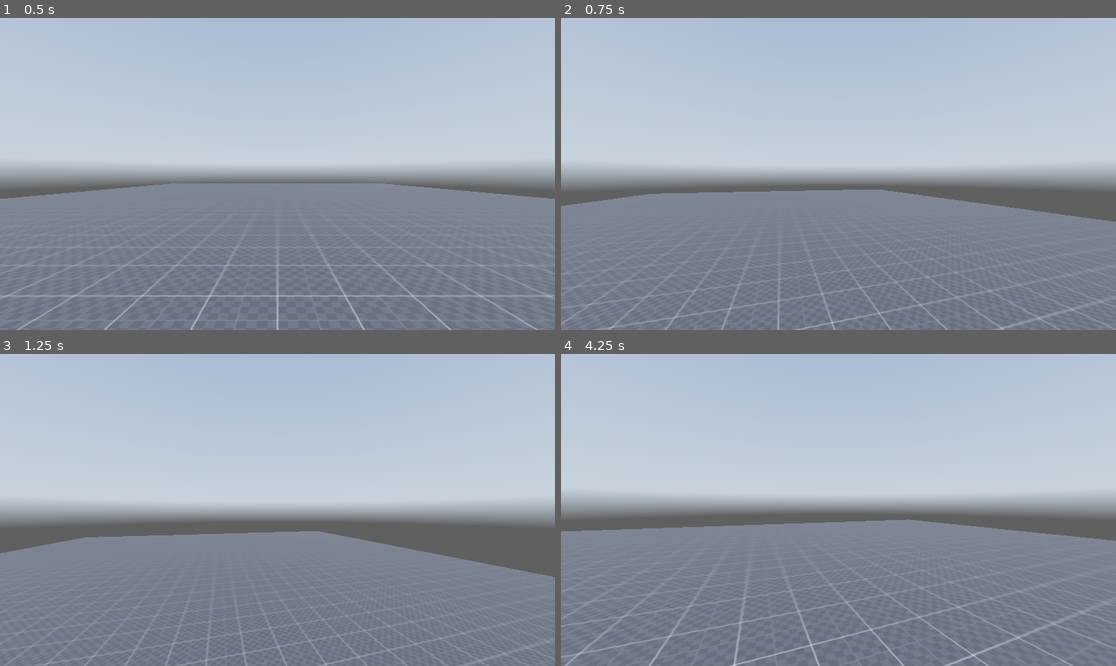
Above: before the commit, frames 1-4 (two rows, left to right).
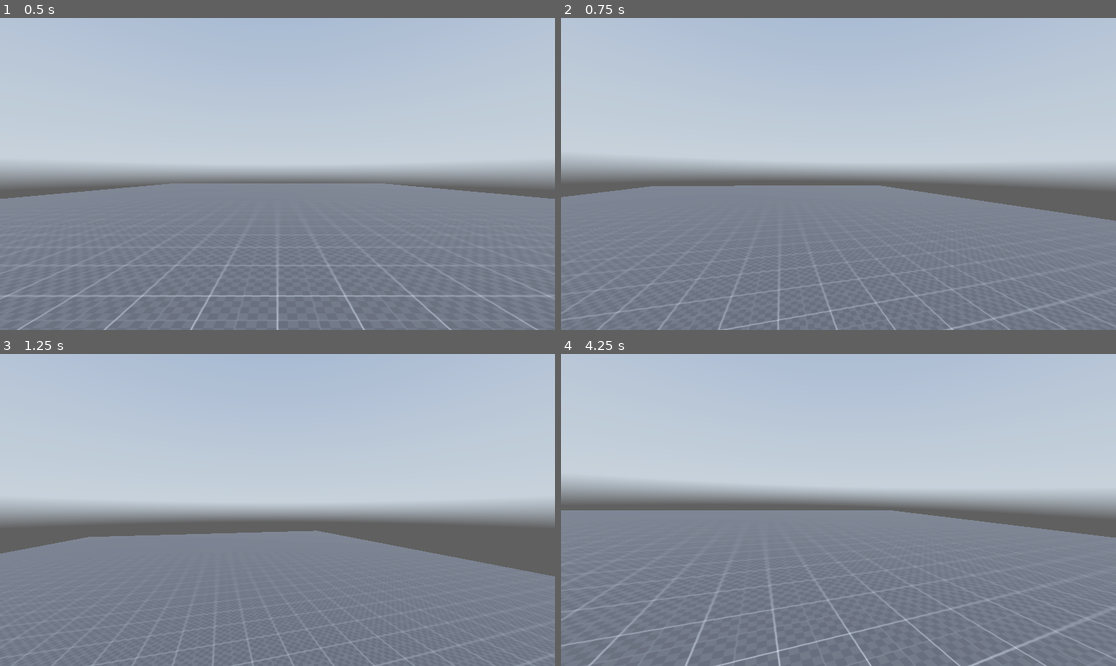
Above: after the commit, the same moments.

Repository: FahadHameed89/GodotPlayground3D
Game: Godot game, scene res://Scenes/world.tscn
The game is run twice, just before and just after one commit, with the same random seed, the same clock (stepped at 60 frames per second) and the same inputs. The project has no main scene, so this scene is started directly. A sky picture missing from this copy of the repository is replaced by a grey-blue gradient.
Inputs (mouse positions are in pixels of both pictures, inside the frame that each line leads up to):
- Up to frame 1 (0.5 s): no input
- Up to frame 2 (0.75 s): tap Enter (ui_accept) at 0.5 s; move the mouse to (866, 174) at 0.52 s; hold W (forward) from 0.53 s (still down); hold Ctrl (crouch) from 0.53 s (still down)
- Up to frame 3 (1.25 s): keep holding W (forward); keep holding Ctrl (crouch); tap Enter (ui_accept) at 0.77, 1.07 s; tap Alt (free_look) at 0.8 s
- Up to frame 4 (4.25 s): keep holding W (forward); move the mouse to (810, 510) at 1.27 s; release Ctrl (crouch) at 1.28 s; tap Alt (free_look) at 1.35, 3.8 s; tap Enter (ui_accept) at 1.52, 1.82, 2.3, 2.85, 3.02, 3.32, 3.77, 4.07 s; tap Shift (sprint) at 1.55 s; move the mouse to (849, 503) at 2.02 s; hold Shift (sprint) 2.03-2.78 s; move the mouse to (832, 516) at 2.77 s; tap Ctrl (crouch) at 3.05 s; move the mouse to (877, 513) at 3.52 s; hold Ctrl (crouch) from 3.53 s (still down)

Frame 1 is identical in both runs. In frame 2, 6.5% of the frame differs, in the area x 0-100%, y 45-100%; in frame 3, 0.9%; in frame 4, 11%, in the area x 0-100%, y 40-100%.

Commit message:
added a jump keyframe animation
adds more personality to the jump

Diff:
--- a/Scenes/world.tscn
+++ b/Scenes/world.tscn
@@ -24,6 +24,67 @@
 
 [sub_resource type="CapsuleShape3D" id="CapsuleShape3D_2picw"]
 height = 1.2
+
+[sub_resource type="Animation" id="Animation_su1cs"]
+resource_name = "jump"
+length = 0.3
+tracks/0/type = "value"
+tracks/0/imported = false
+tracks/0/enabled = true
+tracks/0/path = NodePath("Camera3D:rotation")
+tracks/0/interp = 1
+tracks/0/loop_wrap = true
+tracks/0/keys = {
+"times": PackedFloat32Array(0, 0.1, 0.3),
+"transitions": PackedFloat32Array(1, 1, 1),
+"update": 0,
+"values": [Vector3(0, 0, 0), Vector3(-0.0523599, 0, 0.0349066), Vector3(0, 0, 0)]
+}
+tracks/1/type = "value"
+tracks/1/imported = false
+tracks/1/enabled = true
+tracks/1/path = NodePath("Camera3D:position")
+tracks/1/interp = 1
+tracks/1/loop_wrap = true
+tracks/1/keys = {
+"times": PackedFloat32Array(0, 0.1, 0.3),
+"transitions": PackedFloat32Array(1, 1, 1),
+"update": 0,
+"values": [Vector3(0, 0, 0), Vector3(0, -0.1, 0), Vector3(0, 0, 0)]
+}
+
+[sub_resource type="Animation" id="Animation_tfg0l"]
+length = 0.001
+tracks/0/type = "value"
+tracks/0/imported = false
+tracks/0/enabled = true
+tracks/0/path = NodePath("Camera3D:rotation")
+tracks/0/interp = 1
+tracks/0/loop_wrap = true
+tracks/0/keys = {
+"times": PackedFloat32Array(0),
+"transitions": PackedFloat32Array(1),
+"update": 0,
+"values": [Vector3(0, 0, 0)]
+}
+tracks/1/type = "value"
+tracks/1/imported = false
+tracks/1/enabled = true
+tracks/1/path = NodePath("Camera3D:position")
+tracks/1/interp = 1
+tracks/1/loop_wrap = true
+tracks/1/keys = {
+"times": PackedFloat32Array(0),
+"transitions": PackedFloat32Array(1),
+"update": 0,
+"values": [Vector3(0, 0, 0)]
+}
+
+[sub_resource type="AnimationLibrary" id="AnimationLibrary_xsvkv"]
+_data = {
+"RESET": SubResource("Animation_tfg0l"),
+"jump": SubResource("Animation_su1cs")
+}
 
 [node name="world" type="Node3D"]
 
@@ -73,3 +134,8 @@
 [node name="eyes" type="Node3D" parent="player/neck/head"]
 
 [node name="Camera3D" type="Camera3D" parent="player/neck/head/eyes"]
+
+[node name="AnimationPlayer" type="AnimationPlayer" parent="player/neck/head/eyes"]
+libraries = {
+"": SubResource("AnimationLibrary_xsvkv")
+}
--- a/Scripts/player.gd
+++ b/Scripts/player.gd
@@ -10,11 +10,14 @@
 @onready var ray_cast_3d = $RayCast3D
 @onready var camera_3d = $neck/head/eyes/Camera3D
 
+@onready var animation_player = $neck/head/eyes/AnimationPlayer
+
+
 # Player Speed Variables
 var current_speed = 5.0
-@export var walking_speed = 5.0
-@export var sprinting_speed = 10.0
-@export var crouching_speed = 3.0
+@export var walking_speed = 4.0
+@export var sprinting_speed = 8.0
+@export var crouching_speed = 1.5
 
 # States
 
@@ -133,13 +136,13 @@
 		free_looking = true
 
 		if sliding:
-			camera_3d.rotation.z = lerp(camera_3d.rotation.z, deg_to_rad(5), delta*lerp_speed)
+			eyes.rotation.z = lerp(eyes.rotation.z, deg_to_rad(5), delta*lerp_speed)
 		else:
-			camera_3d.rotation.z = deg_to_rad(neck.rotation.y*free_look_tilt_amount)
+			eyes.rotation.z = deg_to_rad(neck.rotation.y*free_look_tilt_amount)
 	else:
 		free_looking = false
 		neck.rotation.y = lerp(neck.rotation.y, 0.0, delta*lerp_speed)
-		camera_3d.rotation.z = lerp(camera_3d.rotation.z, 0.0, delta*lerp_speed)
+		eyes.rotation.z = lerp(eyes.rotation.z, 0.0, delta*lerp_speed)
 
 	# Handle Sliding End (Decrement timer and detect end of slide)
 
@@ -182,6 +185,7 @@
 	if Input.is_action_just_pressed("ui_accept") and is_on_floor():
 		velocity.y = jump_velocity
 		sliding = false
+		animation_player.play("jump")
 
 
 
Not shown: 1 places in Scenes/world.tscn that only renumber resources
